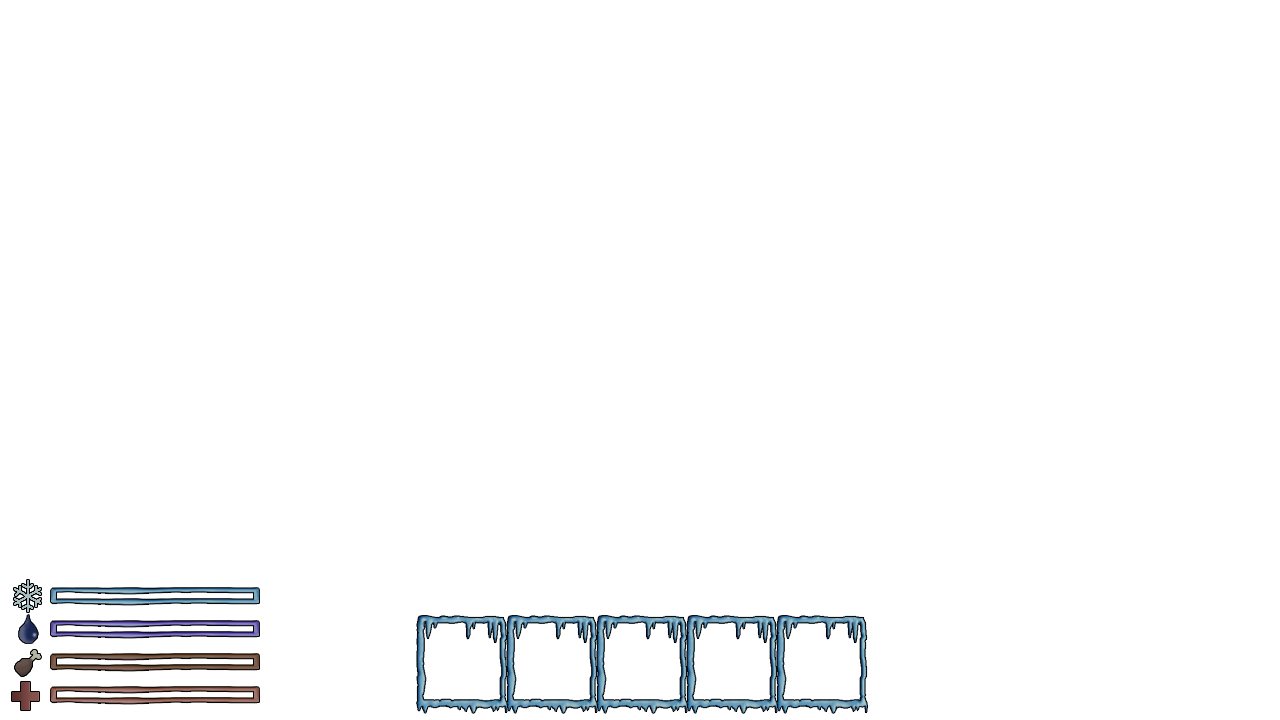
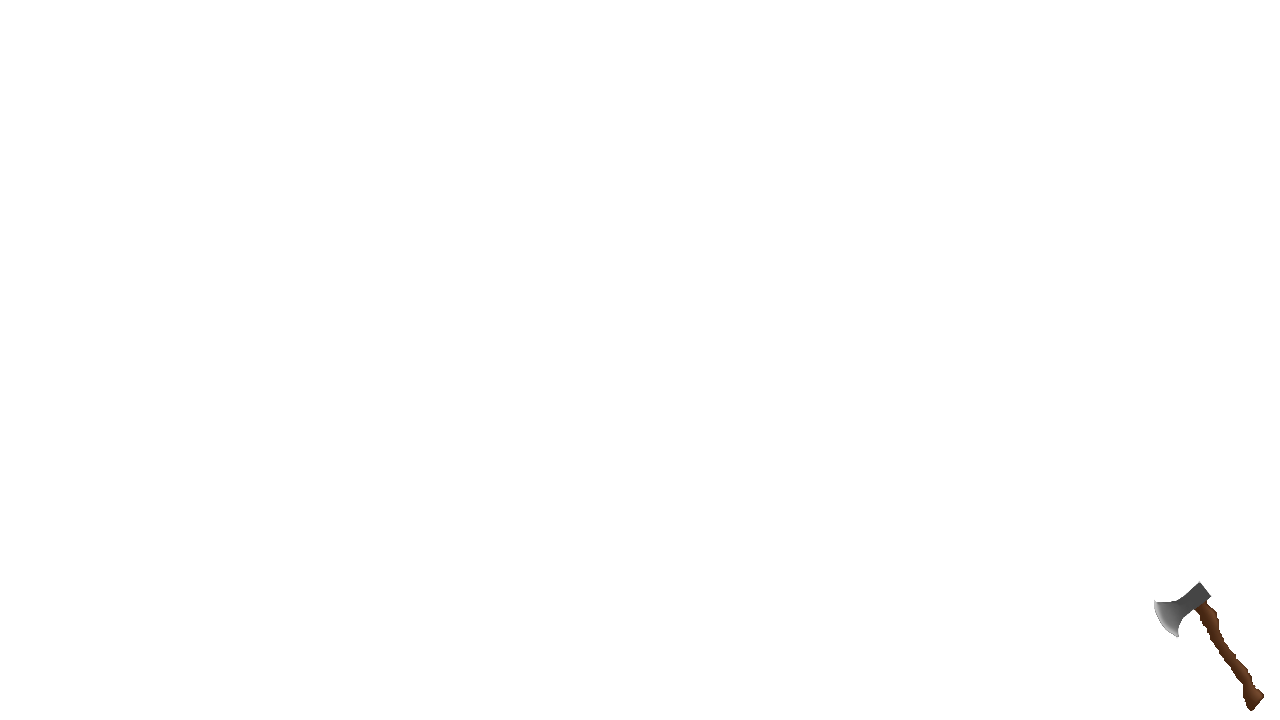
Layered file, before and after one edit (1280x720). Changes by layer:
added group "SideBar Icons" with 5 layers above "Inventory Icons copy" over (1154, 580, 1264, 711)
added layer "Axe copy" in group "SideBar Icons" over (1154, 580, 1264, 711)
added group "Inventory Icons copy" with 5 layers above "Inventory Icons" over (466, 636, 830, 691)
hid "Group 1 copy" over (12, 580, 867, 713)
